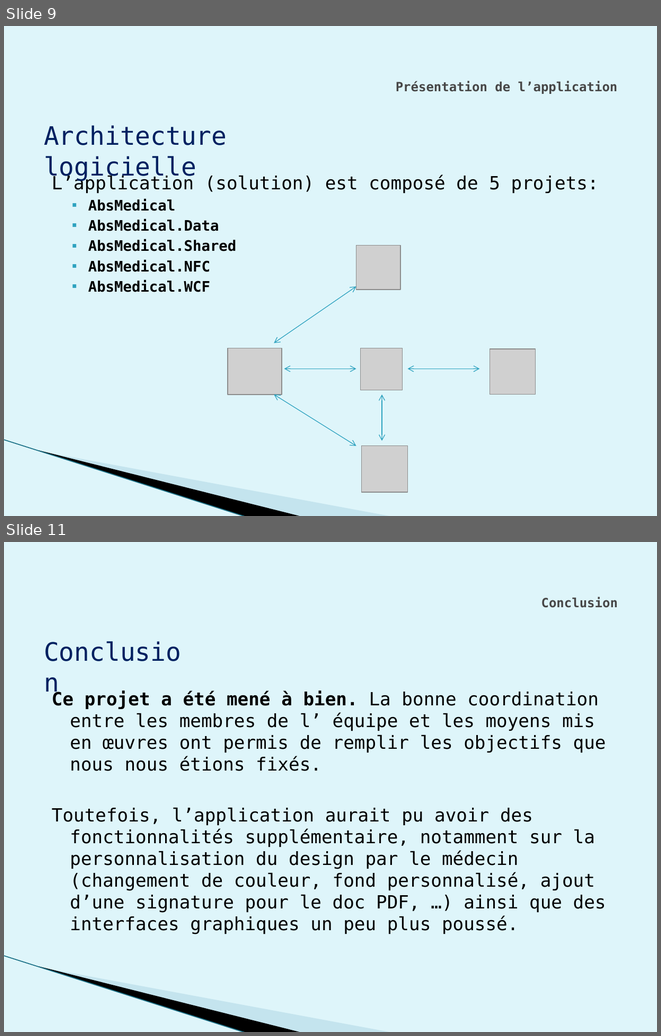
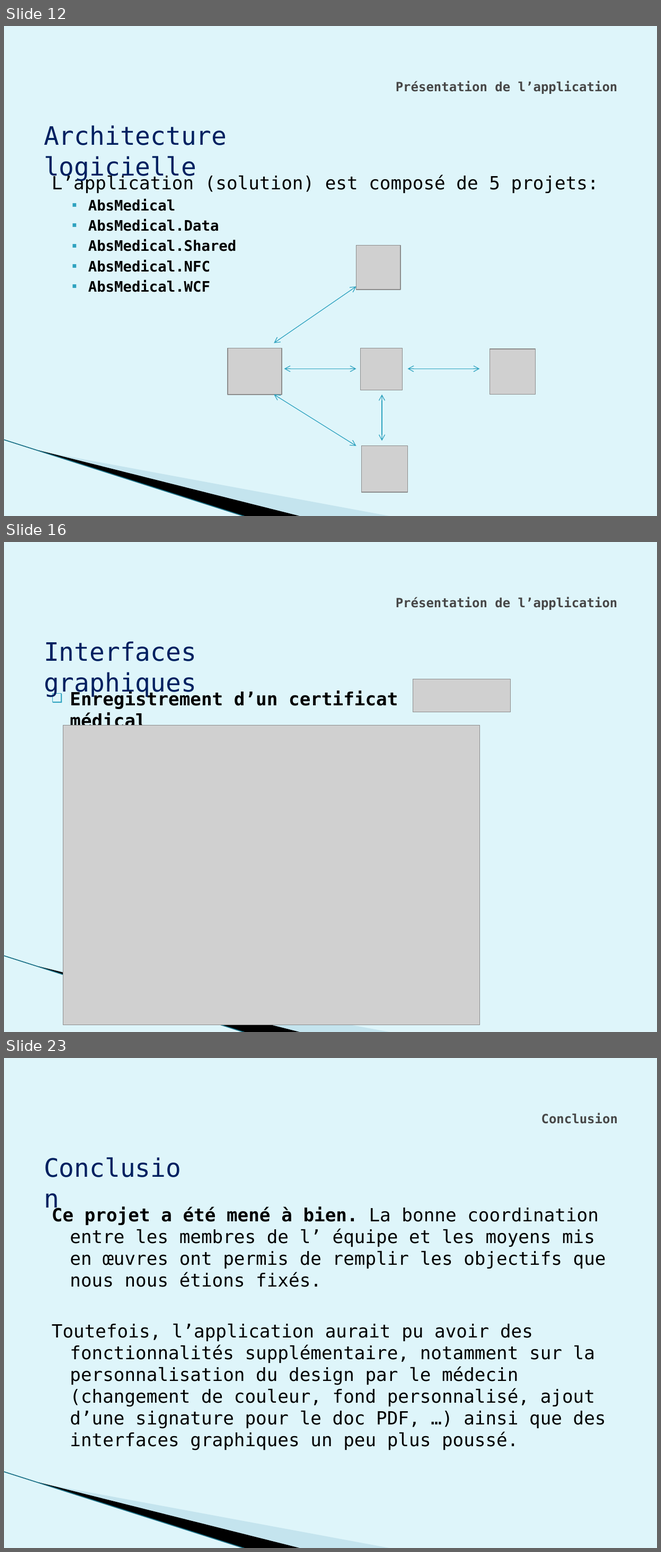
Before and after one commit to weetrax/AbsMedicalWPF, a slide deck: doc/Diapo.pptx. Shown one above the other, each under a label of ours: slides 9 and 11 before the commit, slides 12, 16 and 23 after it; the slides between them are not shown. The pictures are 661x1036 and 661x1552 pixels, drawn with LibreOffice and Linux fonts; fonts in the diff are those of the drawing; grey boxes stand for pictures; background and template pictures are left out. Boxes give left, top, right and bottom in pixels: in the first picture for what was removed or moved away, otherwise in the second. Text is boxed around its words. In the diff, an @@ line names an element or a change of style, - is before the commit and + after.

```diff
--- a/doc/Diapo.pptx
+++ b/doc/Diapo.pptx
@@ slide 16 added at (4, 542, 657, 1032), background #DEF5FA; not listed: 3 template elements that a slide beside it also shows @@
@@ title added at (396, 597, 618, 610), 14 pt, text #464646, bold @@
+Présentation de l’application
@@ text added at (44, 641, 196, 697), 28 pt, text #002060 @@
+Interfaces graphiques
@@ picture added at (413, 679, 511, 713) @@
@@ text added at (70, 691, 398, 725), 20 pt, text #000000, bold @@
+❑ Enregistrement d’un certificat médical
@@ picture added at (63, 725, 480, 1024) @@
@@ what was slide 9 is now slide 12 @@
@@ what was slide 11 is now slide 23 @@
```
Also in this commit, not shown: 4 slides changed, 11 other slides added, 1 other file.
